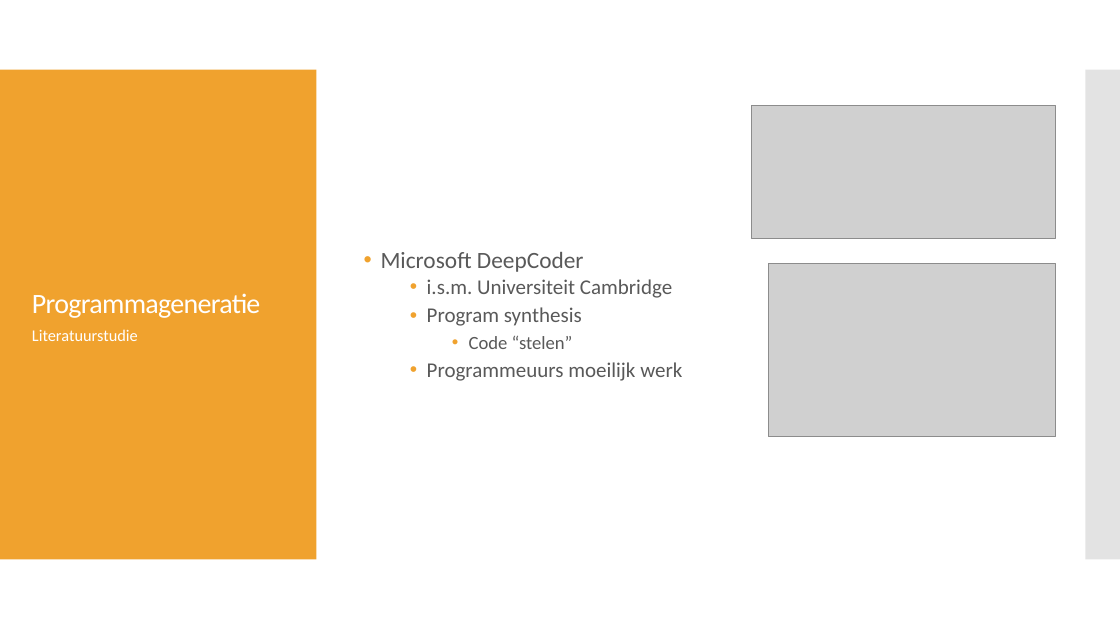
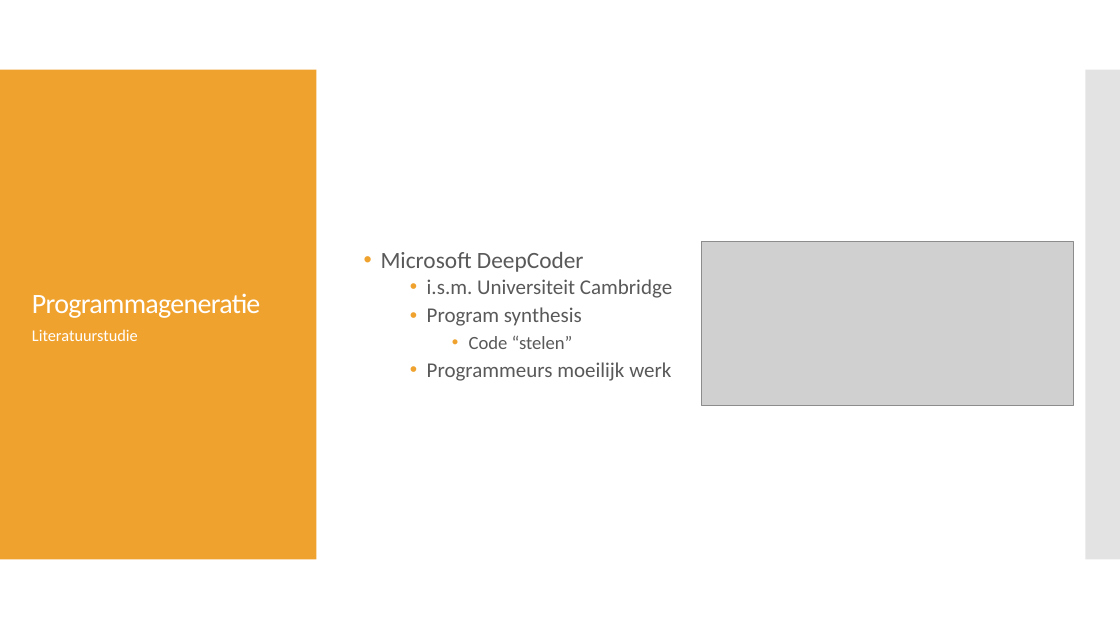
Before and after one commit to PrebenLeroy/bachelorproef, a slide deck: slide 7 of BP verdediging.pptx. Drawn at 1120x630 pixels with LibreOffice and Linux fonts; fonts in the diff are those of the drawing; grey boxes stand for pictures. Boxes give left, top, right and bottom in pixels: in the first picture for what was removed or moved away, otherwise in the second. Text is boxed around its words. In the diff, an @@ line names an element or a change of style, - is before the commit and + after.

```diff
--- a/BP verdediging.pptx
+++ b/BP verdediging.pptx
@@ picture: place and size @@
-picture at [752,105,1056,239]
+picture at [702,242,1074,405]
@@ picture removed at [769,264,1056,437] @@
@@ text at [427,362,671,381]: text changed @@
-  • Programmeuurs moeilijk werk
+  • Programmeurs moeilijk werk
```
Also in this commit, not shown: 9 other slides changed, 4 slides added, 1 slide removed.
